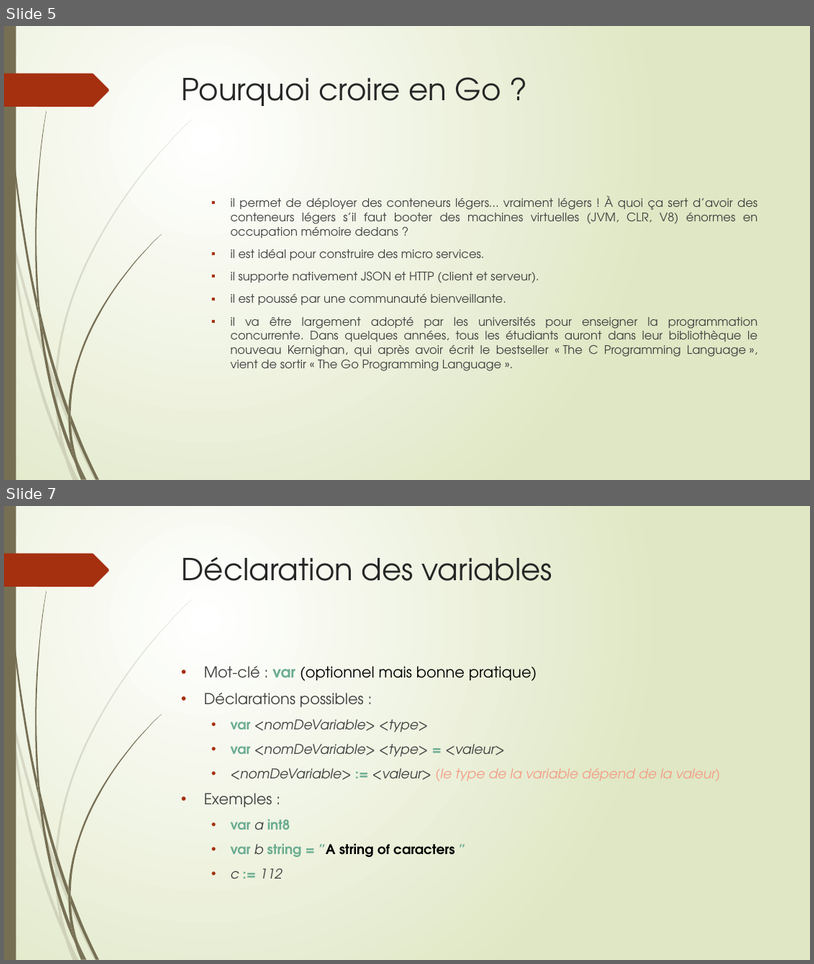
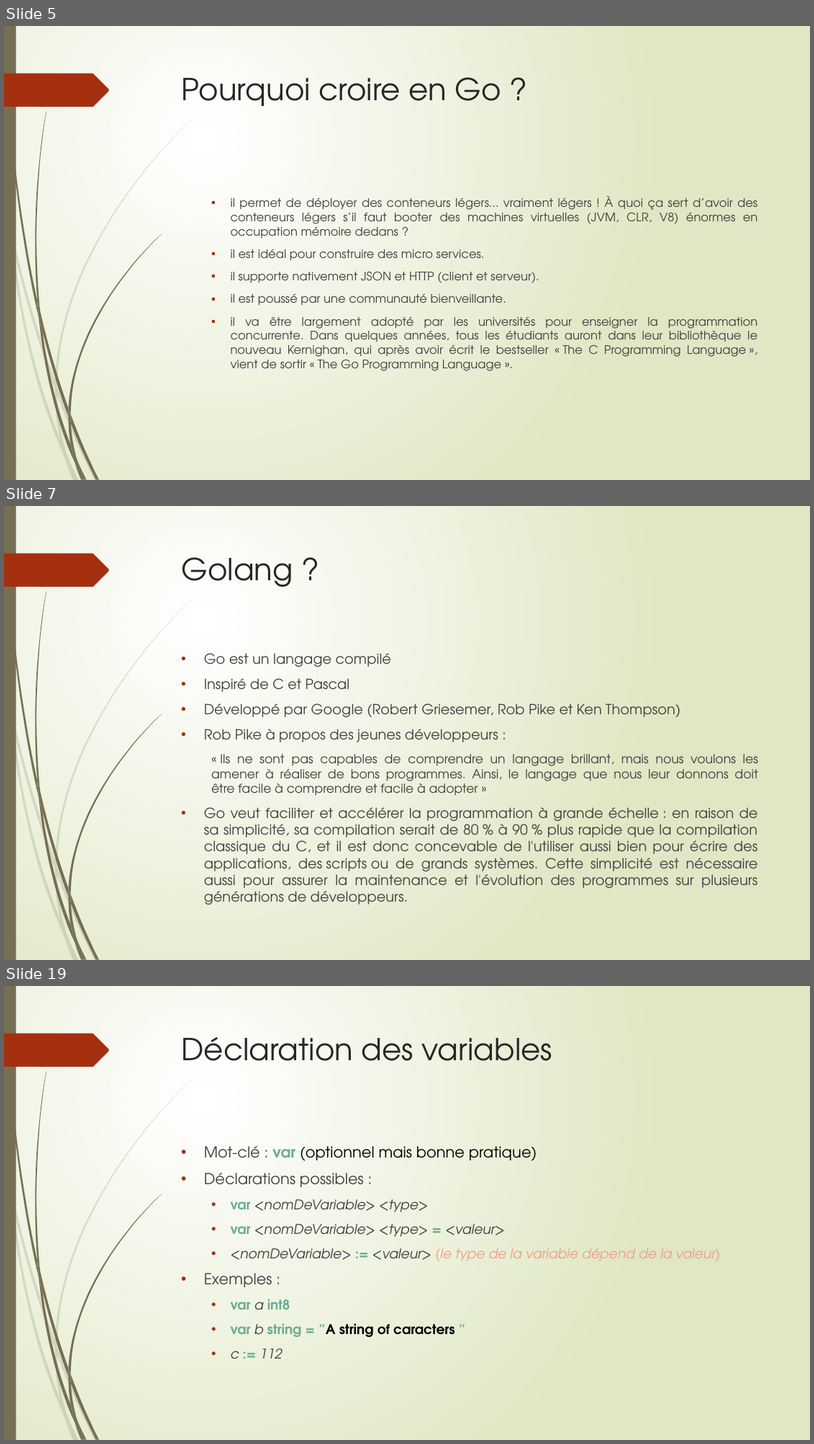
Before and after one commit to thierrydecker/learning-go, a slide deck: learning-go.pptx. Shown one above the other, each under a label of ours: slides 5 and 7 before the commit, slides 5, 7 and 19 after it; the slides between them are not shown. The pictures are 814x964 and 814x1444 pixels, drawn with LibreOffice and Linux fonts; fonts in the diff are those of the drawing. Boxes give left, top, right and bottom in pixels: in the first picture for what was removed or moved away, otherwise in the second. Text is boxed around its words. In the diff, an @@ line names an element or a change of style, - is before the commit and + after.

```diff
--- a/learning-go.pptx
+++ b/learning-go.pptx
@@ slide 7 added at [4, 506, 810, 960], background gradient #FFFFFF to #DFE8C4; not listed: 24 template elements that a slide beside it also shows @@
@@ title added at [182, 557, 293, 587], 36 pt, text #262626 @@
+Golang ?
@@ text added at [204, 653, 759, 904], 16.6 pt, text #404040 @@
+• Go est un langage compilé
+• Inspiré de C et Pascal
+• Développé par Google (Robert Griesemer, Rob Pike et Ken Thompson)
+• Rob Pike à propos des jeunes développeurs :
+  « Ils ne sont pas capables de comprendre un langage brillant, mais nous voulons les amener à réaliser de bons programmes. Ainsi, le langage que nous leur donnons doit être facile à comprendre et facile à adopter »
+• Go veut faciliter et accélérer la programmation à grande échelle : en raison de sa simplicité, sa compilation serait de 80 % à 90 % plus rapide que la compilation classique du C, et il est donc concevable de l'utiliser aussi bien pour écrire des applications, des scripts ou de grands systèmes. Cette simplicité est nécessaire aussi pour assurer la maintenance et l'évolution des programmes sur plusieurs générations de développeurs.
@@ what was slide 7 is now slide 19 @@
```
Also in this commit, not shown: 1 slide changed, 12 other slides added.
